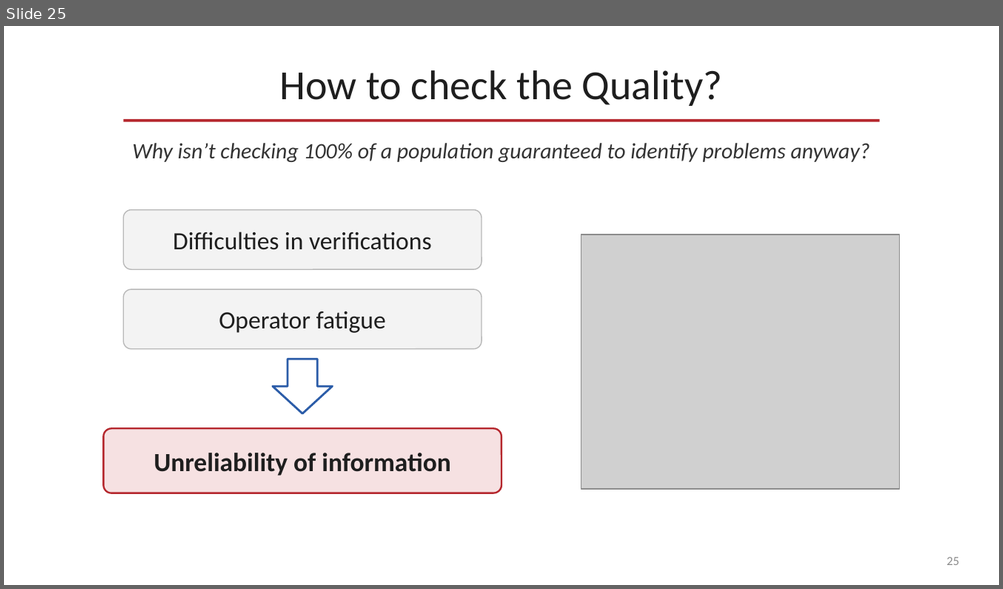
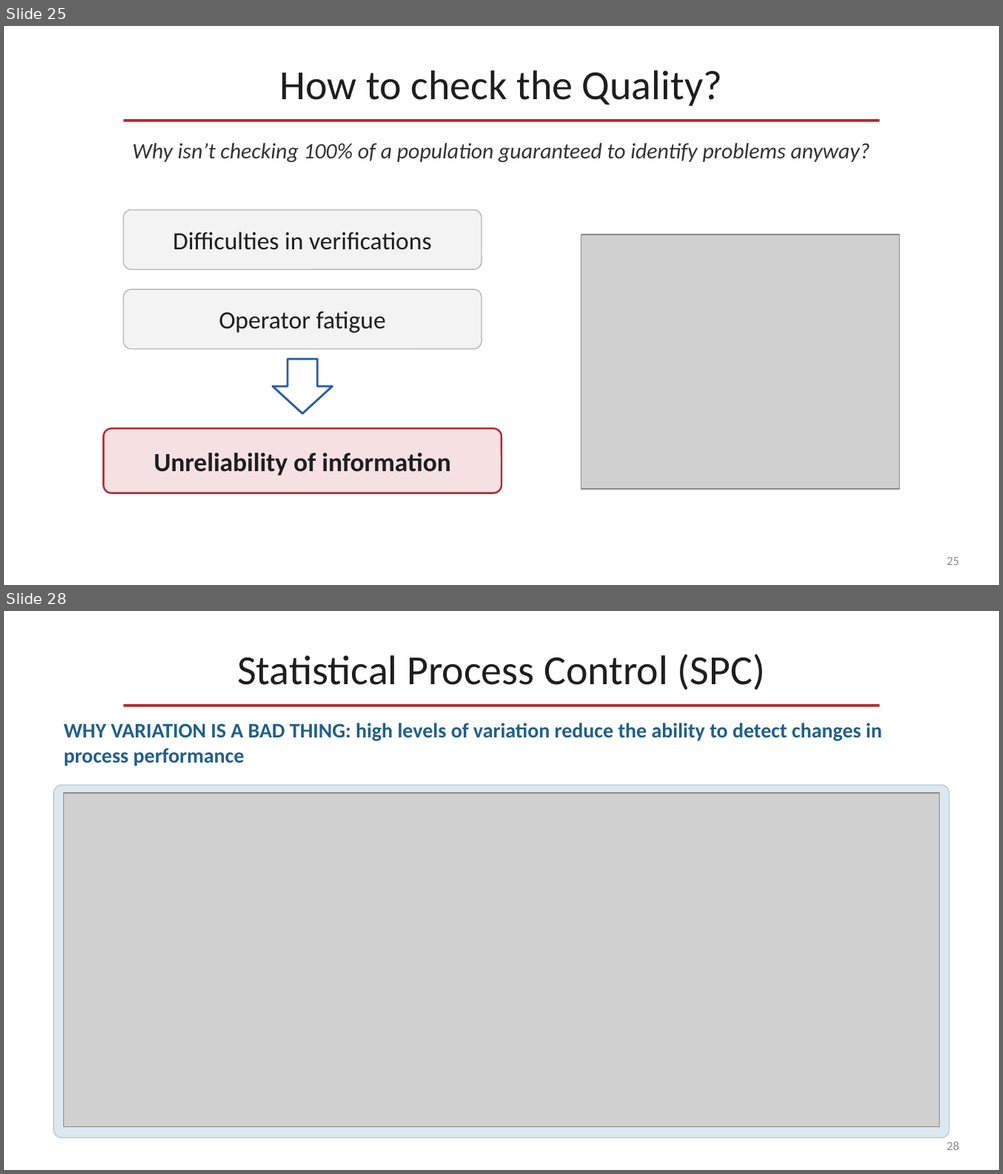
Before and after one commit to OfficialMatteoPiras/ManagementEngineering, a slide deck: SmartOperationsAndSupplyChain Management/pdf/Quality Management-claude.pptx. Shown one above the other, each under a label of ours: slide 25 before the commit, slides 25 and 28 after it; the slides between them are not shown. The pictures are 1003x589 and 1003x1174 pixels, drawn with LibreOffice and Linux fonts; fonts in the diff are those of the drawing; grey boxes stand for pictures. Boxes give left, top, right and bottom in pixels: in the first picture for what was removed or moved away, otherwise in the second. Text is boxed around its words. In the diff, an @@ line names an element or a change of style, - is before the commit and + after.

```diff
--- a/SmartOperationsAndSupplyChain Management/pdf/Quality Management-claude.pptx
+++ b/SmartOperationsAndSupplyChain Management/pdf/Quality Management-claude.pptx
@@ slide 28 added at box(4, 611, 999, 1170), background #FFFFFF @@
@@ text added at box(237, 654, 765, 690), 30 pt, text #1E1E1E @@
+Statistical Process Control (SPC)
@@ line added from (123, 706) to (879, 706), #B5272D 2 pt @@
@@ text added at box(64, 723, 882, 766), 15 pt, text #1F5F8B, bold @@
+WHY VARIATION IS A BAD THING: high levels of variation reduce the ability to detect changes in process performance
@@ rounded rectangle added at box(54, 785, 949, 1138), fill #DCE7F0, outline #B8CADB 0.75 pt @@
@@ picture added at box(64, 793, 939, 1128) @@
@@ page number added at box(946, 1142, 959, 1150), 9 pt, text #8A8A8A @@
+28
```
Also in this commit, not shown: 2 other slides added.
